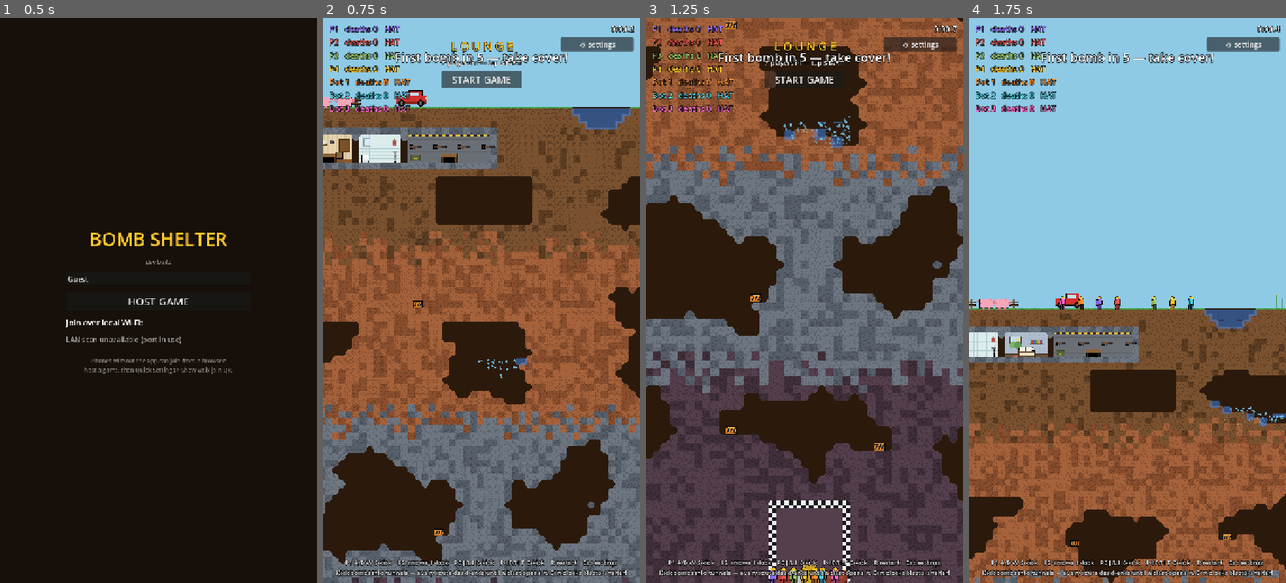
Above: before the commit, frames 1-4 (left to right).
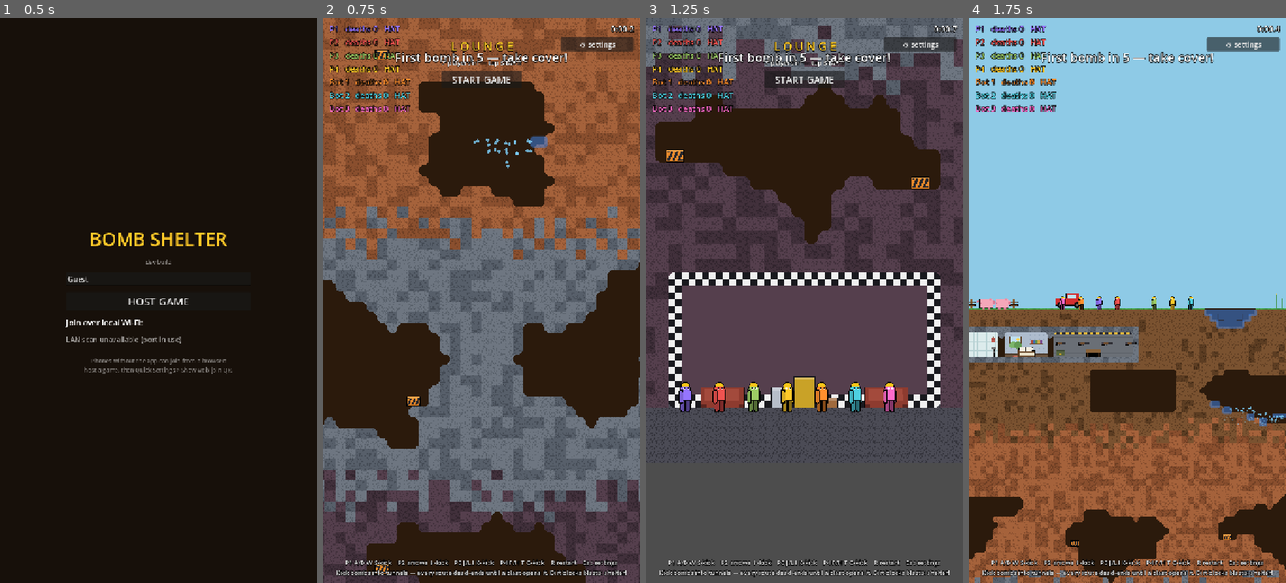
Above: after the commit, the same moments.

Repository: uchy4/dummy
Game: Godot game, scene res://scenes/menu.tscn
Same seed, same stepped clock (60 frames per second), same inputs: the game is played once before the commit and once after it.
Inputs:
- Up to frame 1 (0.5 s): no input
- Up to frame 2 (0.75 s): click "HOST GAME" at 0.5 s
- Up to frame 3 (1.25 s): no input
- Up to frame 4 (1.75 s): click "START GAME" at 1.25 s

Frame 1 is identical in both runs. In frame 2, 81% of the frame differs, in the area x 0-100%, y 0-100%; in frame 3, 78%; in frame 4, nothing differs.

Commit message:
Double-wide finish hall, held lounge camera, truck slides instead of rolling
- The finish hall is 20 tiles wide (was 10): roomier lounge, same
  bedrock floor and decor painting.
- New GameCamera.hold_rect: while set, the camera ignores players and
  fits that rect to the screen. The lounge holds it on the finish hall
  (host and native clients alike), so waiting players see the whole
  room; released automatically when the match starts.
- Truck kick: no more full roll — it slides one truck-length away from
  the kicker with a quick suspension wobble (streamed rotation now just
  jiggles on web viewers).

Co-Authored-By: Claude Fable 5 <noreply@anthropic.com>
Claude-Session: https://claude.ai/code/session_01QSJudmCHT44WHN37u3ZpBk

Diff:
--- a/bomb-shelter/scripts/bunker_props.gd
+++ b/bomb-shelter/scripts/bunker_props.gd
@@ -459,9 +459,9 @@
 		add_child(sofa)
 
 
-## The surface pickup truck (prop kind 17): player-plus sized, a kick sends
-## it rolling one full body rotation away from the kicker, and a blast in
-## range blows it into red panel debris.
+## The surface pickup truck (prop kind 17): player-plus sized, a kick
+## shoves it one truck-length away from the kicker with a suspension
+## wobble, and a blast in range blows it into red panel debris.
 class TruckArt:
 	extends Node2D
 	var prop_kind := 17
@@ -478,7 +478,7 @@
 		if _rolling or _dead:
 			return
 		_rolling = true
-		# Roll away from the nearest player — they just kicked the bumper.
+		# Shoved away from the nearest player — they just kicked the bumper.
 		var s := 1.0
 		var best := 1e18
 		for n in get_tree().get_nodes_in_group(&"players"):
@@ -489,13 +489,15 @@
 			if d < best:
 				best = d
 				s = 1.0 if global_position.x >= p.global_position.x else -1.0
+		# One truck-length slide, no roll — just a suspension wobble.
 		var tw := create_tween()
-		tw.set_parallel(true)
-		tw.tween_property(self, "rotation", rotation + TAU * s, 1.1) \
+		tw.tween_property(self, "position:x", position.x + 72.0 * s, 0.5) \
 			.set_trans(Tween.TRANS_QUAD).set_ease(Tween.EASE_OUT)
-		tw.tween_property(self, "position:x", position.x + 88.0 * s, 1.1) \
-			.set_trans(Tween.TRANS_QUAD).set_ease(Tween.EASE_OUT)
-		tw.chain().tween_callback(_roll_done)
+		tw.tween_callback(_roll_done)
+		var wob := create_tween()
+		wob.tween_property(self, "rotation", 0.09 * s, 0.1)
+		wob.tween_property(self, "rotation", -0.05 * s, 0.14)
+		wob.tween_property(self, "rotation", 0.0, 0.18)
 		get_tree().call_group(&"sfx", &"play_land", global_position)
 
 	func _roll_done() -> void:
--- a/bomb-shelter/scripts/client_main.gd
+++ b/bomb-shelter/scripts/client_main.gd
@@ -273,6 +273,8 @@
 	_last_snap_ms = now_ms
 	_ensure_local_player()
 	_in_lobby = int(m.get("lb", 0)) == 1
+	camera.hold_rect = (terrain.finish_line_rect().grow_individual(24, 44, 24, 12)
+		if _in_lobby else Rect2())
 	var ps: Array = m.get("p", [])
 	for i in mini(ps.size(), players.size()):
 		var arr: Array = ps[i]
--- a/bomb-shelter/scripts/game_camera.gd
+++ b/bomb-shelter/scripts/game_camera.gd
@@ -12,6 +12,9 @@
 ## In follow mode (Settings.camera_follow) the camera tracks this one player
 ## instead of framing the whole group. Falls back to the first living player.
 var focus_target: Player = null
+## While non-empty the camera ignores players and holds this rect fitted to
+## the screen — the pre-match lounge frames the whole finish hall with it.
+var hold_rect := Rect2()
 
 
 func _ready() -> void:
@@ -24,6 +27,15 @@
 
 
 func _physics_process(delta: float) -> void:
+	if hold_rect.size.x > 0.0:
+		var hvp := get_viewport_rect().size
+		var hfit := minf(hvp.x / hold_rect.size.x, hvp.y / hold_rect.size.y)
+		zoom = zoom.lerp(Vector2.ONE * hfit, 1.0 - exp(-6.0 * delta))
+		global_position = global_position.lerp(hold_rect.get_center(),
+			1.0 - exp(-6.0 * delta))
+		trauma = maxf(trauma - 2.0 * delta, 0.0)
+		offset = Vector2.ZERO
+		return
 	var living: Array[Player] = []
 	for p in get_tree().get_nodes_in_group(&"players"):
 		var pl := p as Player
--- a/bomb-shelter/scripts/main.gd
+++ b/bomb-shelter/scripts/main.gd
@@ -124,6 +124,9 @@
 	camera.zoom = Vector2(0.8, 0.8)
 	if not players.is_empty():
 		camera.focus_target = players[0]  # follow-mode tracks player 1
+	if Settings.in_lobby:
+		# The lounge fills the screen: hold the camera on the finish hall.
+		camera.hold_rect = terrain.finish_line_rect().grow_individual(24, 44, 24, 12)
 	world.add_child(camera)
 
 	var spawner := BombSpawner.new()
--- a/bomb-shelter/scripts/net_hub.gd
+++ b/bomb-shelter/scripts/net_hub.gd
@@ -1001,7 +1001,7 @@
   ctx.fillStyle="#1c1310";
   fillPoly([[-13,6],[-12,-14],[-8,-23],[0,-27],[8,-23],[12,-14],[13,6]]);
   ctx.fillRect(-13,4,26,30);}
- else if(k===17){// red pickup: a kick rolls it (rotation streams via rot)
+ else if(k===17){// red pickup: kicks shove it (wobble streams via rot)
   ctx.fillStyle="#000";ctx.fillRect(-36,-8,72,20);ctx.fillRect(-7,-19,34,13);
   ctx.fillStyle="#d32f2f";ctx.fillRect(-35,-7,70,18);ctx.fillRect(-6,-18,32,12);
   ctx.fillStyle="#bfe3f2";ctx.fillRect(-2,-16,20,9);
--- a/bomb-shelter/scripts/terrain.gd
+++ b/bomb-shelter/scripts/terrain.gd
@@ -566,7 +566,7 @@
 ## it IS winning the depth race.
 func _build_finish_room() -> void:
 	var cx := W / 2
-	finish_room = Rect2i(cx - 5, FINISH_TOP, 10, 10)
+	finish_room = Rect2i(cx - 10, FINISH_TOP, 20, 10)  # double-wide: lounge + party hall
 	for y in range(finish_room.position.y, finish_room.end.y):
 		for x in range(finish_room.position.x, finish_room.end.x):
 			if _gget(x, y) != Cell.BEDROCK:
